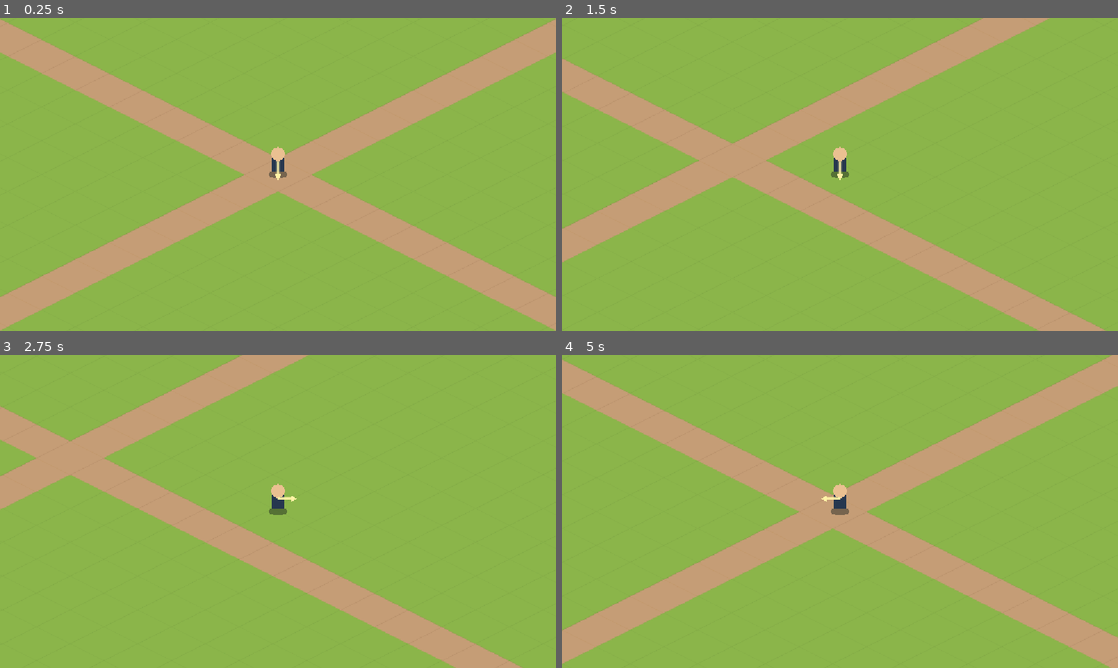
Above: before the commit, frames 1-4 (two rows, left to right).
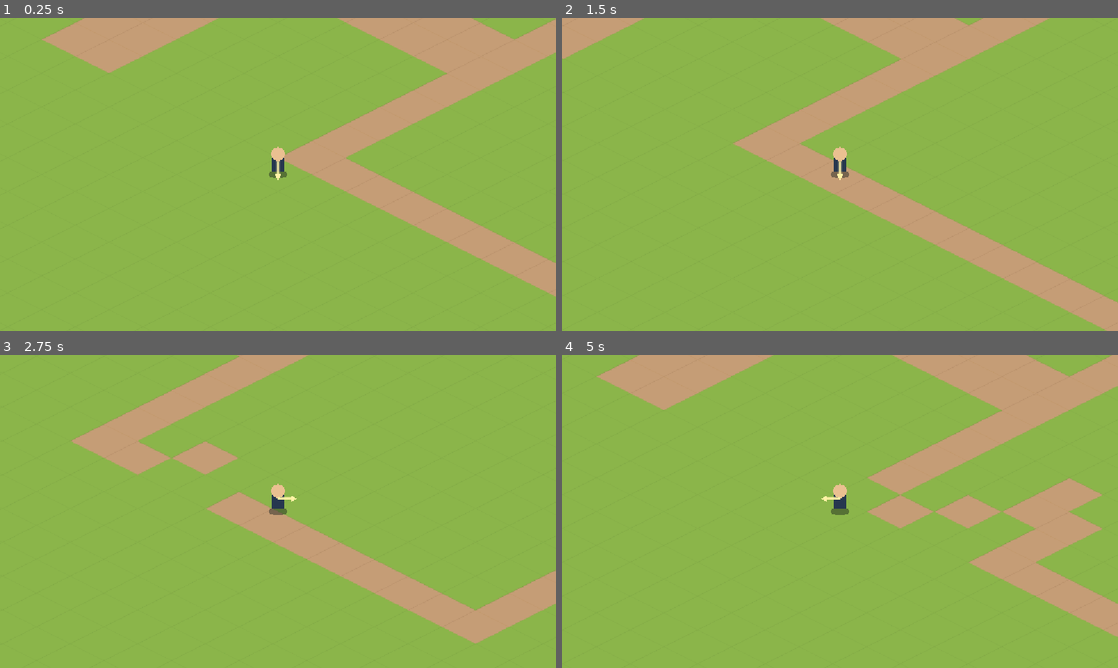
Above: after the commit, the same moments.

Repository: msew11/rpg
Game: Godot game, scene res://scenes/main.tscn
Same seed, same stepped clock (60 frames per second), same inputs: the game is played once before the commit and once after it.
Inputs:
- Up to frame 1 (0.25 s): no input
- Up to frame 2 (1.5 s): tap Enter at 0.5 s; hold D 0.53-1.28 s; tap Space at 0.6, 0.77, 1.07, 1.35 s; hold S from 1.28 s (still down)
- Up to frame 3 (2.75 s): tap Space at 1.52, 1.82, 2.1 s; release S at 2.03 s; hold D from 2.03 s (still down)
- Up to frame 4 (5 s): release D at 2.78 s; hold W 2.78-3.53 s; tap Space at 2.85, 3.02, 3.32, 3.6, 3.77, 4.07, 4.35, 4.52, 4.82 s; hold A from 3.53 s (still down)

The runs differ from the first frame. In frame 1, 26% of the frame differs, in the area x 0-100%, y 0-100%; in frame 2, 22%; in frame 3, 18%; in frame 4, 29%.

Commit message:
feat(world): add looping chunk prototype
Merge the generic data contract from main into develop and use a local memory provider for player and chunk state. Render nearby manual chunks with wrapped IDs, debug boundaries, and in-session tile retention.

Diff:
--- /dev/null
+++ b/data/test_chunks.json
@@ -0,0 +1,31 @@
+{
+  "chunk_size": [12, 12],
+  "layout": [
+    ["meadow", "paths", "clearing", "meadow"],
+    ["clearing", "meadow", "paths", "border"],
+    ["paths", "border", "meadow", "clearing"],
+    ["border", "clearing", "meadow", "paths"]
+  ],
+  "patterns": {
+    "meadow": [
+      "............", "............", "............", "............",
+      "............", "............", "............", "............",
+      "............", "............", "............", "............"
+    ],
+    "paths": [
+      ".....##.....", ".....##.....", ".....##.....", ".....##.....",
+      ".....##.....", "############", "############", ".....##.....",
+      ".....##.....", ".....##.....", ".....##.....", ".....##....."
+    ],
+    "clearing": [
+      "............", "............", "....####....", "...######...",
+      "..########..", "..########..", "..########..", "..########..",
+      "...######...", "....####....", "............", "............"
+    ],
+    "border": [
+      "############", "#..........#", "#..........#", "#..........#",
+      "#..........#", "#..........#", "#..........#", "#..........#",
+      "#..........#", "#..........#", "#..........#", "############"
+    ]
+  }
+}
--- a/scenes/main.tscn
+++ b/scenes/main.tscn
@@ -1,12 +1,12 @@
 [gd_scene load_steps=3 format=3]
 
 [ext_resource type="Script" path="res://scripts/view/main.gd" id="1_main"]
-[ext_resource type="Script" path="res://scripts/view/test_ground.gd" id="2_ground"]
+[ext_resource type="Script" path="res://scripts/view/chunk_ground.gd" id="2_ground"]
 
 [node name="Main" type="Node2D"]
 script = ExtResource("1_main")
 
-[node name="TestGround" type="Node2D" parent="."]
+[node name="ChunkGround" type="Node2D" parent="."]
 script = ExtResource("2_ground")
 
 [node name="Camera2D" type="Camera2D" parent="."]
--- a/scripts/simulation/local_session.gd
+++ b/scripts/simulation/local_session.gd
@@ -12,7 +12,7 @@
 
 
 func set_player_direction(screen_direction: Vector2i) -> void:
-	world.move_intents[player_id] = screen_direction
+	world.write_value(WorldState.intent_key(player_id), screen_direction)
 
 
 func step(delta: float) -> void:
@@ -20,8 +20,8 @@
 
 
 func player_position() -> Vector2:
-	return world.positions[player_id]
+	return world.read_value(WorldState.position_key(player_id))
 
 
 func player_facing() -> Vector2i:
-	return world.facings[player_id]
+	return world.read_value(WorldState.facing_key(player_id))
--- a/scripts/simulation/movement_system.gd
+++ b/scripts/simulation/movement_system.gd
@@ -3,10 +3,12 @@
 
 
 static func step(world: WorldState, delta: float) -> void:
-	for entity_id in world.positions:
-		var screen_direction: Vector2i = world.move_intents[entity_id]
+	for entity_id in world.entity_ids:
+		var screen_direction: Vector2i = world.read_value(WorldState.intent_key(entity_id))
 		if screen_direction == Vector2i.ZERO:
 			continue
 		var world_direction := IsometricProjection.to_world(Vector2(screen_direction)).normalized()
-		world.positions[entity_id] += world_direction * world.speeds[entity_id] * delta
-		world.facings[entity_id] = screen_direction
+		var position: Vector2 = world.read_value(WorldState.position_key(entity_id))
+		var speed: float = world.read_value(WorldState.speed_key(entity_id))
+		world.write_value(WorldState.position_key(entity_id), position + world_direction * speed * delta)
+		world.write_value(WorldState.facing_key(entity_id), screen_direction)
--- a/scripts/simulation/world_state.gd
+++ b/scripts/simulation/world_state.gd
@@ -1,19 +1,66 @@
 class_name WorldState
-extends RefCounted
+extends DataSource
 
-# Component tables are keyed by stable entity ID and contain no scene nodes.
-var positions: Dictionary = {}
-var move_intents: Dictionary = {}
-var speeds: Dictionary = {}
-var facings: Dictionary = {}
+const LOADED_CHUNKS_KEY := &"world/loaded_chunks"
+const CHUNK_SIZE_KEY := &"world/chunk_size"
+const WORLD_SIZE_KEY := &"world/world_size"
+
+var entity_ids: Array[int] = []
+var _values: Dictionary = {}
 var _next_entity_id := 1
 
 
 func create_entity(position: Vector2, speed: float) -> int:
 	var entity_id := _next_entity_id
 	_next_entity_id += 1
-	positions[entity_id] = position
-	move_intents[entity_id] = Vector2.ZERO
-	speeds[entity_id] = speed
-	facings[entity_id] = Vector2i(0, 1)
+	entity_ids.append(entity_id)
+	write_value(position_key(entity_id), position)
+	write_value(intent_key(entity_id), Vector2i.ZERO)
+	write_value(speed_key(entity_id), speed)
+	write_value(facing_key(entity_id), Vector2i(0, 1))
 	return entity_id
+
+
+func has_value(key: StringName) -> bool:
+	return _values.has(key)
+
+
+func read_value(key: StringName) -> Variant:
+	return _copy_value(_values.get(key))
+
+
+func write_value(key: StringName, value: Variant) -> bool:
+	var stored: Variant = _copy_value(value)
+	if _values.has(key) and _values[key] == stored:
+		return false
+	_values[key] = stored
+	value_changed.emit(key, _copy_value(stored))
+	return true
+
+
+static func position_key(entity_id: int) -> StringName:
+	return StringName("entity/%d/position" % entity_id)
+
+
+static func intent_key(entity_id: int) -> StringName:
+	return StringName("entity/%d/intent" % entity_id)
+
+
+static func speed_key(entity_id: int) -> StringName:
+	return StringName("entity/%d/speed" % entity_id)
+
+
+static func facing_key(entity_id: int) -> StringName:
+	return StringName("entity/%d/facing" % entity_id)
+
+
+static func chunk_key(canonical_id: Vector2i) -> StringName:
+	return StringName("chunk/%d/%d" % [canonical_id.x, canonical_id.y])
+
+
+static func _copy_value(value: Variant) -> Variant:
+	if value is Dictionary or value is Array:
+		return value.duplicate(true)
+	if value is PackedByteArray:
+		return value.duplicate()
+	return value
--- /dev/null
+++ b/scripts/view/chunk_ground.gd
@@ -0,0 +1,92 @@
+class_name ChunkGround
+extends Node2D
+
+const GRASS := preload("res://assets/kenney_isometric_roads/grass.png")
+const DIRT := preload("res://assets/kenney_isometric_roads/dirt.png")
+
+var source: DataSource
+var debug_edges := false:
+	set(value):
+		debug_edges = value
+		queue_redraw()
+
+
+func bind(data_source: DataSource) -> void:
+	source = data_source
+	source.value_changed.connect(_on_value_changed)
+	queue_redraw()
+
+
+func _on_value_changed(key: StringName, _value: Variant) -> void:
+	if key == WorldState.LOADED_CHUNKS_KEY or String(key).begins_with("chunk/"):
+		queue_redraw()
+
+
+func displayed_tile_type(tile_coord: Vector2i) -> int:
+	if source == null or not source.has_value(WorldState.LOADED_CHUNKS_KEY):
+		return -1
+	var chunk_size: Vector2i = source.read_value(WorldState.CHUNK_SIZE_KEY)
+	var world_size: Vector2i = source.read_value(WorldState.WORLD_SIZE_KEY)
+	var raw := ChunkCoordinates.raw_chunk(tile_coord, chunk_size)
+	var loaded: Array = source.read_value(WorldState.LOADED_CHUNKS_KEY)
+	if not loaded.has(raw):
+		return -1
+	var canonical := ChunkCoordinates.canonical_chunk(raw, world_size)
+	var tiles: PackedByteArray = source.read_value(WorldState.chunk_key(canonical))
+	return _tile_type(tile_coord, tiles, chunk_size)
+
+
+func _tile_type(tile_coord: Vector2i, tiles: PackedByteArray, chunk_size: Vector2i) -> int:
+	var local := ChunkCoordinates.local_tile(tile_coord, chunk_size)
+	return tiles[local.y * chunk_size.x + local.x]
+
+
+func _draw() -> void:
+	if source == null or not source.has_value(WorldState.LOADED_CHUNKS_KEY):
+		return
+	var chunk_size: Vector2i = source.read_value(WorldState.CHUNK_SIZE_KEY)
+	var world_size: Vector2i = source.read_value(WorldState.WORLD_SIZE_KEY)
+	var loaded: Array = source.read_value(WorldState.LOADED_CHUNKS_KEY)
+	if loaded.is_empty():
+		return
+	var by_raw: Dictionary = {}
+	var min_raw: Vector2i = loaded[0]
+	var max_raw: Vector2i = loaded[0]
+	for raw: Vector2i in loaded:
+		min_raw.x = mini(min_raw.x, raw.x)
+		min_raw.y = mini(min_raw.y, raw.y)
+		max_raw.x = maxi(max_raw.x, raw.x)
+		max_raw.y = maxi(max_raw.y, raw.y)
+		var canonical := ChunkCoordinates.canonical_chunk(raw, world_size)
+		by_raw[raw] = source.read_value(WorldState.chunk_key(canonical))
+	var min_tile := ChunkCoordinates.tile_origin(min_raw, chunk_size)
+	var max_tile := ChunkCoordinates.tile_origin(max_raw + Vector2i.ONE, chunk_size) - Vector2i.ONE
+	for row in range(min_tile.x + min_tile.y, max_tile.x + max_tile.y + 1):
+		for x in range(min_tile.x, max_tile.x + 1):
+			var y := row - x
+			if y < min_tile.y or y > max_tile.y:
+				continue
+			var tile_coord := Vector2i(x, y)
+			var raw := ChunkCoordinates.raw_chunk(tile_coord, chunk_size)
+			if not by_raw.has(raw):
+				continue
+			var tiles: PackedByteArray = by_raw[raw]
+			var tile_texture: Texture2D = DIRT if _tile_type(tile_coord, tiles, chunk_size) == 1 else GRASS
+			draw_texture(tile_texture, IsometricProjection.to_screen(Vector2(tile_coord)) - Vector2(50, 25))
+	if debug_edges and OS.is_debug_build():
+		for raw: Vector2i in loaded:
+			_draw_chunk_edge(raw, chunk_size)
+
+
+func _draw_chunk_edge(raw: Vector2i, chunk_size: Vector2i) -> void:
+	var origin := Vector2(ChunkCoordinates.tile_origin(raw, chunk_size)) - Vector2(0.5, 0.5)
+	var corners := PackedVector2Array([
+		IsometricProjection.to_screen(origin),
+		IsometricProjection.to_screen(origin + Vector2(chunk_size.x, 0)),
+		IsometricProjection.to_screen(origin + Vector2(chunk_size)),
+		IsometricProjection.to_screen(origin + Vector2(0, chunk_size.y)),
+		IsometricProjection.to_screen(origin)
+	])
+	draw_polyline(corners, Color(0.1, 1.0, 0.95, 0.12), 16.0, true)
+	draw_polyline(corners, Color(0.1, 1.0, 0.95, 0.28), 8.0, true)
+	draw_polyline(corners, Color(0.72, 1.0, 0.96, 0.95), 2.0, true)
--- a/scripts/view/main.gd
+++ b/scripts/view/main.gd
@@ -3,12 +3,17 @@
 const PLAYER_VIEW := preload("res://scenes/player_view.tscn")
 
 @onready var camera: Camera2D = $Camera2D
+@onready var ground: ChunkGround = $ChunkGround
 
 var session := LocalSession.new()
+var catalog := TestChunkCatalog.new()
+var chunk_world := ChunkWorld.new(session.world, catalog)
 var player_view: Node2D
 
 
 func _ready() -> void:
+	ground.bind(session.world)
+	chunk_world.load_around(session.player_position())
 	rebuild_player_view()
 	_sync_view()
 
@@ -16,7 +21,17 @@
 func _physics_process(delta: float) -> void:
 	session.set_player_direction(MovementInput.from_keyboard())
 	session.step(delta)
+	chunk_world.load_around(session.player_position())
 	_sync_view()
+
+
+func _unhandled_key_input(event: InputEvent) -> void:
+	if not event is InputEventKey or not event.pressed or event.echo:
+		return
+	if event.keycode == KEY_SPACE:
+		chunk_world.toggle_tile(session.player_position())
+	elif event.keycode == KEY_F3 and OS.is_debug_build():
+		ground.debug_edges = not ground.debug_edges
 
 
 func rebuild_player_view() -> void:
@@ -30,6 +45,7 @@
 func _sync_view() -> void:
 	if not is_instance_valid(player_view):
 		return
-	player_view.position = IsometricProjection.to_screen(session.player_position())
-	player_view.facing = session.player_facing()
+	var position: Vector2 = session.world.read_value(WorldState.position_key(session.player_id))
+	player_view.position = IsometricProjection.to_screen(position)
+	player_view.facing = session.world.read_value(WorldState.facing_key(session.player_id))
 	camera.position = player_view.position
--- a/scripts/view/test_ground.gd
+++ /dev/null
@@ -1,17 +0,0 @@
-extends Node2D
-
-const GRASS := preload("res://assets/kenney_isometric_roads/grass.png")
-const DIRT := preload("res://assets/kenney_isometric_roads/dirt.png")
-const FIELD_RADIUS := 30
-
-
-func _draw() -> void:
-	# Draw far tiles first so the small raised edges overlap correctly.
-	for row in range(-FIELD_RADIUS * 2, FIELD_RADIUS * 2 + 1):
-		for x in range(-FIELD_RADIUS, FIELD_RADIUS + 1):
-			var y := row - x
-			if abs(y) > FIELD_RADIUS:
-				continue
-			var tile_position := IsometricProjection.to_screen(Vector2(x, y))
-			var tile: Texture2D = DIRT if (x == 0 or y == 0) else GRASS
-			draw_texture(tile, tile_position - Vector2(50, 25))
--- /dev/null
+++ b/scripts/world/chunk_coordinates.gd
@@ -0,0 +1,25 @@
+class_name ChunkCoordinates
+extends RefCounted
+
+
+static func tile_at(world_position: Vector2) -> Vector2i:
+	return Vector2i(floori(world_position.x), floori(world_position.y))
+
+
+static func raw_chunk(tile: Vector2i, chunk_size: Vector2i) -> Vector2i:
+	return Vector2i(
+		floori(float(tile.x) / chunk_size.x),
+		floori(float(tile.y) / chunk_size.y)
+	)
+
+
+static func local_tile(tile: Vector2i, chunk_size: Vector2i) -> Vector2i:
+	return Vector2i(posmod(tile.x, chunk_size.x), posmod(tile.y, chunk_size.y))
+
+
+static func canonical_chunk(raw: Vector2i, world_size: Vector2i) -> Vector2i:
+	return Vector2i(posmod(raw.x, world_size.x), posmod(raw.y, world_size.y))
+
+
+static func tile_origin(raw: Vector2i, chunk_size: Vector2i) -> Vector2i:
+	return Vector2i(raw.x * chunk_size.x, raw.y * chunk_size.y)
--- /dev/null
+++ b/scripts/world/chunk_world.gd
@@ -0,0 +1,61 @@
+class_name ChunkWorld
+extends RefCounted
+
+const LOADED_KEY := WorldState.LOADED_CHUNKS_KEY
+const LOAD_RADIUS := 1
+
+var source: WorldState
+var catalog: TestChunkCatalog
+var _last_raw_chunk := Vector2i.ZERO
+var _loaded_once := false
+
+
+func _init(data_source: WorldState, test_catalog: TestChunkCatalog) -> void:
+	source = data_source
+	catalog = test_catalog
+	source.write_value(WorldState.CHUNK_SIZE_KEY, catalog.chunk_size)
+	source.write_value(WorldState.WORLD_SIZE_KEY, catalog.world_size)
+
+
+func load_around(world_position: Vector2) -> void:
+	var tile := ChunkCoordinates.tile_at(world_position)
+	var center := ChunkCoordinates.raw_chunk(tile, catalog.chunk_size)
+	if _loaded_once and center == _last_raw_chunk:
+		return
+	_last_raw_chunk = center
+	_loaded_once = true
+	var loaded: Array[Vector2i] = []
+	for y in range(center.y - LOAD_RADIUS, center.y + LOAD_RADIUS + 1):
+		for x in range(center.x - LOAD_RADIUS, center.x + LOAD_RADIUS + 1):
+			var raw := Vector2i(x, y)
+			ensure_chunk(ChunkCoordinates.canonical_chunk(raw, catalog.world_size))
+			loaded.append(raw)
+	source.write_value(LOADED_KEY, loaded)
+
+
+func ensure_chunk(canonical_id: Vector2i) -> void:
+	var key := WorldState.chunk_key(canonical_id)
+	if not source.has_value(key):
+		source.write_value(key, catalog.tiles_for(canonical_id))
+
+
+func tile_type(tile: Vector2i) -> int:
+	var raw := ChunkCoordinates.raw_chunk(tile, catalog.chunk_size)
+	var canonical := ChunkCoordinates.canonical_chunk(raw, catalog.world_size)
+	ensure_chunk(canonical)
+	var tiles: PackedByteArray = source.read_value(WorldState.chunk_key(canonical))
+	var local := ChunkCoordinates.local_tile(tile, catalog.chunk_size)
+	return tiles[local.y * catalog.chunk_size.x + local.x]
+
+
+func toggle_tile(world_position: Vector2) -> void:
+	var tile := ChunkCoordinates.tile_at(world_position)
+	var raw := ChunkCoordinates.raw_chunk(tile, catalog.chunk_size)
+	var canonical := ChunkCoordinates.canonical_chunk(raw, catalog.world_size)
+	ensure_chunk(canonical)
+	var key := WorldState.chunk_key(canonical)
+	var tiles: PackedByteArray = source.read_value(key)
+	var local := ChunkCoordinates.local_tile(tile, catalog.chunk_size)
+	var index := local.y * catalog.chunk_size.x + local.x
+	tiles[index] = 1 - tiles[index]
+	source.write_value(key, tiles)
--- /dev/null
+++ b/scripts/world/test_chunk_catalog.gd
@@ -0,0 +1,39 @@
+class_name TestChunkCatalog
+extends RefCounted
+
+const SOURCE_PATH := "res://data/test_chunks.json"
+
+var chunk_size: Vector2i
+var world_size: Vector2i
+var _layout: Array
+var _patterns: Dictionary
+
+
+func _init() -> void:
+	var parsed: Dictionary = JSON.parse_string(FileAccess.get_file_as_string(SOURCE_PATH))
+	chunk_size = Vector2i(parsed["chunk_size"][0], parsed["chunk_size"][1])
+	_layout = parsed["layout"]
+	_patterns = parsed["patterns"]
+	world_size = Vector2i(_layout[0].size(), _layout.size())
+	assert(chunk_size.x > 0 and chunk_size.y > 0)
+	for row in _layout:
+		assert(row.size() == world_size.x)
+		for pattern_name in row:
+			assert(_patterns.has(pattern_name))
+	for rows in _patterns.values():
+		assert(rows.size() == chunk_size.y)
+		for row in rows:
+			assert(row.length() == chunk_size.x)
+
+
+func tiles_for(canonical_id: Vector2i) -> PackedByteArray:
+	assert(canonical_id.x >= 0 and canonical_id.x < world_size.x)
+	assert(canonical_id.y >= 0 and canonical_id.y < world_size.y)
+	var pattern_name: String = _layout[canonical_id.y][canonical_id.x]
+	var rows: Array = _patterns[pattern_name]
+	var tiles := PackedByteArray()
+	tiles.resize(chunk_size.x * chunk_size.y)
+	for y in range(chunk_size.y):
+		for x in range(chunk_size.x):
+			tiles[y * chunk_size.x + x] = 1 if rows[y].substr(x, 1) == "#" else 0
+	return tiles
--- /dev/null
+++ b/tests/chunk_coordinates_test.gd
@@ -0,0 +1,19 @@
+extends SceneTree
+
+
+func _initialize() -> void:
+	var chunk_size := Vector2i(12, 12)
+	var world_size := Vector2i(4, 4)
+	assert(ChunkCoordinates.tile_at(Vector2(-0.1, -12.1)) == Vector2i(-1, -13))
+	assert(ChunkCoordinates.raw_chunk(Vector2i(-1, -13), chunk_size) == Vector2i(-1, -2))
+	assert(ChunkCoordinates.local_tile(Vector2i(-1, -13), chunk_size) == Vector2i(11, 11))
+	assert(ChunkCoordinates.canonical_chunk(Vector2i(-1, -2), world_size) == Vector2i(3, 2))
+	for x in range(-60, 61):
+		for y in range(-60, 61):
+			var tile := Vector2i(x, y)
+			var raw := ChunkCoordinates.raw_chunk(tile, chunk_size)
+			var local := ChunkCoordinates.local_tile(tile, chunk_size)
+			assert(ChunkCoordinates.tile_origin(raw, chunk_size) + local == tile)
+			assert(ChunkCoordinates.canonical_chunk(raw, world_size) == ChunkCoordinates.canonical_chunk(raw + world_size, world_size))
+	print("chunk_coordinates_test passed")
+	quit()
--- /dev/null
+++ b/tests/chunk_view_test.gd
@@ -0,0 +1,48 @@
+extends SceneTree
+
+const MAIN := preload("res://scenes/main.tscn")
+
+
+func _initialize() -> void:
+	call_deferred("run_test")
+
+
+func run_test() -> void:
+	var main := MAIN.instantiate()
+	root.add_child(main)
+	main.set_physics_process(false)
+	assert(main.get_parent() == root)
+	assert(_loaded_count(main) == 9)
+	assert(main.ground.displayed_tile_type(Vector2i(1, 1)) == main.chunk_world.tile_type(Vector2i(1, 1)))
+	assert(main.ground.displayed_tile_type(Vector2i(30, 1)) == -1)
+	assert(not main.ground.debug_edges)
+	var debug_key := InputEventKey.new()
+	debug_key.keycode = KEY_F3
+	debug_key.pressed = true
+	main._unhandled_key_input(debug_key)
+	assert(main.ground.debug_edges == OS.is_debug_build())
+	_move_to(main, Vector2(-1, -1))
+	assert(main.ground.displayed_tile_type(Vector2i(-1, -1)) == main.chunk_world.tile_type(Vector2i(-1, -1)))
+	assert(main.ground.displayed_tile_type(Vector2i(25, 25)) == -1)
+	main._unhandled_key_input(debug_key)
+	assert(not main.ground.debug_edges)
+	_move_to(main, Vector2(49, 1))
+	assert(main.ground.displayed_tile_type(Vector2i(49, 1)) == main.chunk_world.tile_type(Vector2i(1, 1)))
+	assert(main.camera.position == IsometricProjection.to_screen(Vector2(49, 1)))
+	assert(main.get_parent() == root)
+	main.free()
+	print("chunk_view_test passed")
+	quit()
+
+
+func _move_to(main: Node2D, position: Vector2) -> void:
+	main.session.world.write_value(WorldState.position_key(main.session.player_id), position)
+	main.chunk_world.load_around(position)
+	main._sync_view()
+	assert(_loaded_count(main) == 9)
+	assert(main.player_view.position == IsometricProjection.to_screen(position))
+
+
+func _loaded_count(main: Node2D) -> int:
+	var loaded: Array = main.session.world.read_value(ChunkWorld.LOADED_KEY)
+	return loaded.size()
--- /dev/null
+++ b/tests/chunk_world_test.gd
@@ -0,0 +1,24 @@
+extends SceneTree
+
+
+func _initialize() -> void:
+	var source := WorldState.new()
+	var catalog := TestChunkCatalog.new()
+	var chunks := ChunkWorld.new(source, catalog)
+	chunks.load_around(Vector2(1, 1))
+	var initial_loaded: Array = source.read_value(ChunkWorld.LOADED_KEY)
+	assert(initial_loaded.size() == 9)
+	assert(initial_loaded.has(Vector2i(0, 0)))
+	var before := chunks.tile_type(Vector2i(1, 1))
+	chunks.toggle_tile(Vector2(1, 1))
+	assert(chunks.tile_type(Vector2i(1, 1)) == 1 - before)
+	chunks.load_around(Vector2(25, 25))
+	var distant_loaded: Array = source.read_value(ChunkWorld.LOADED_KEY)
+	assert(distant_loaded.size() == 9)
+	assert(not distant_loaded.has(Vector2i(0, 0)))
+	chunks.load_around(Vector2(1, 1))
+	assert(chunks.tile_type(Vector2i(1, 1)) == 1 - before)
+	assert(chunks.tile_type(Vector2i(49, 1)) == 1 - before)
+	assert(chunks.tile_type(Vector2i(1, -47)) == 1 - before)
+	print("chunk_world_test passed")
+	quit()
--- a/tests/movement_test.gd
+++ b/tests/movement_test.gd
@@ -5,8 +5,8 @@
 	var session := LocalSession.new()
 	var player_id := session.player_id
 	assert(player_id > 0)
-	assert(session.world.positions[player_id] == Vector2.ZERO)
-	assert(session.world.positions[player_id] is Vector2)
+	assert(session.world.read_value(WorldState.position_key(player_id)) == Vector2.ZERO)
+	assert(session.world.read_value(WorldState.position_key(player_id)) is Vector2)
 
 	var directions := [
 		Vector2i(-1, -1), Vector2i(0, -1), Vector2i(1, -1),
@@ -48,7 +48,7 @@
 	var view_b := Node2D.new()
 	view_b.position = IsometricProjection.to_screen(session.player_position())
 	assert(session.player_id == player_id)
-	assert(view_b.position == IsometricProjection.to_screen(session.world.positions[player_id]))
+	assert(view_b.position == IsometricProjection.to_screen(session.world.read_value(WorldState.position_key(player_id))))
 	view_b.free()
 
 	print("movement_test passed")
--- /dev/null
+++ b/tests/test_chunk_catalog_test.gd
@@ -0,0 +1,17 @@
+extends SceneTree
+
+
+func _initialize() -> void:
+	var catalog := TestChunkCatalog.new()
+	assert(catalog.chunk_size == Vector2i(12, 12))
+	assert(catalog.world_size == Vector2i(4, 4))
+	for y in range(catalog.world_size.y):
+		for x in range(catalog.world_size.x):
+			assert(catalog.tiles_for(Vector2i(x, y)).size() == 144)
+	var meadow := catalog.tiles_for(Vector2i(0, 0))
+	var paths := catalog.tiles_for(Vector2i(1, 0))
+	assert(meadow != paths)
+	assert(meadow[0] == 0)
+	assert(paths[5] == 1)
+	print("test_chunk_catalog_test passed")
+	quit()
--- /dev/null
+++ b/tests/world_state_data_test.gd
@@ -0,0 +1,25 @@
+extends SceneTree
+
+
+func _initialize() -> void:
+	var world := WorldState.new()
+	var changes: Array = []
+	world.value_changed.connect(func(key: StringName, value: Variant) -> void: changes.append([key, value]))
+	var id := world.create_entity(Vector2.ZERO, 3.0)
+	assert(world.has_value(WorldState.position_key(id)))
+	assert(world.read_value(WorldState.position_key(id)) == Vector2.ZERO)
+	var chunk_key := WorldState.chunk_key(Vector2i(2, 3))
+	var tiles := PackedByteArray([0, 1, 0])
+	assert(world.write_value(chunk_key, tiles))
+	var count_after_write := changes.size()
+	tiles[0] = 1
+	assert(world.read_value(chunk_key)[0] == 0)
+	var read_tiles: PackedByteArray = world.read_value(chunk_key)
+	read_tiles[0] = 1
+	assert(world.read_value(chunk_key)[0] == 0)
+	assert(world.write_value(chunk_key, read_tiles))
+	assert(world.read_value(chunk_key)[0] == 1)
+	assert(changes.size() == count_after_write + 1)
+	assert(not world.write_value(chunk_key, read_tiles))
+	print("world_state_data_test passed")
+	quit()
Not shown, added: openspec/changes/add-looping-chunk-world/.openspec.yaml
Not shown, added: scripts/view/chunk_ground.gd.uid
Not shown, added: scripts/world/chunk_coordinates.gd.uid
Not shown, added: scripts/world/chunk_world.gd.uid
Not shown, added: scripts/world/test_chunk_catalog.gd.uid
Not shown, added: tests/chunk_coordinates_test.gd.uid
Not shown, added: tests/chunk_view_test.gd.uid
Not shown, added: tests/chunk_world_test.gd.uid
Not shown, added: tests/test_chunk_catalog_test.gd.uid
Not shown, added: tests/world_state_data_test.gd.uid
Not shown, changed: docs/architecture.md
Not shown, changed: docs/game-vision.md
(and 6 more such lines)
